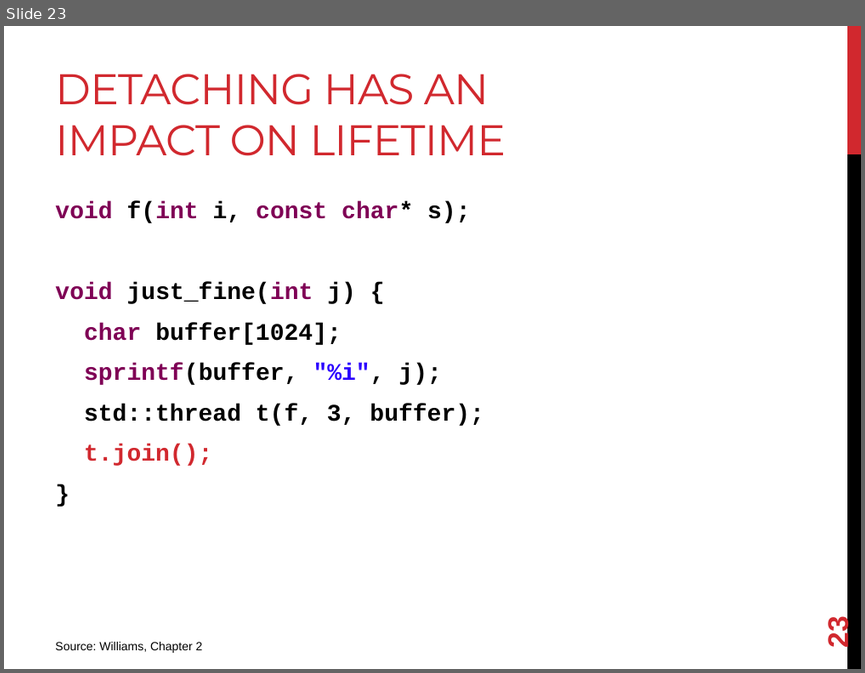
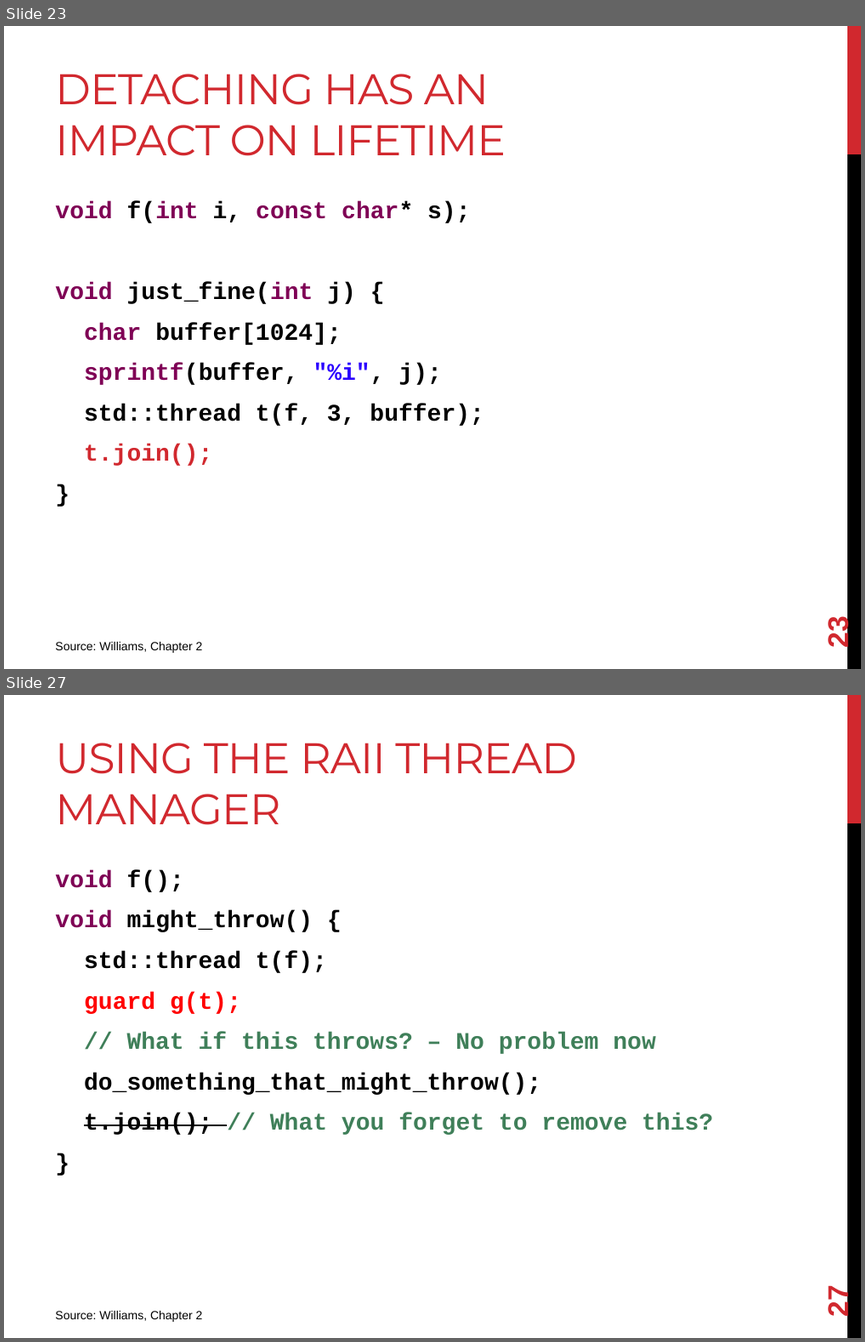
Before and after one commit to joshpeterson/DevelopingConcurrentSoftware, a slide deck: Lectures/Threads/Threads.pptx. Shown one above the other, each under a label of ours: slide 23 before the commit, slides 23 and 27 after it; the slides between them are not shown. The pictures are 865x673 and 865x1342 pixels, drawn with LibreOffice and Linux fonts; fonts in the diff are those of the drawing. Boxes give left, top, right and bottom in pixels: in the first picture for what was removed or moved away, otherwise in the second. Text is boxed around its words. In the diff, an @@ line names an element or a change of style, - is before the commit and + after.

Commit message:
Finish threads lecture.

```diff
--- a/Lectures/Threads/Threads.pptx
+++ b/Lectures/Threads/Threads.pptx
@@ slide 27 added at box(4, 695, 861, 1338), background #FFFFFF; not listed: 2 template elements that a slide beside it also shows @@
@@ title added at box(55, 743, 577, 825), 36 pt, text #D1282E @@
+USING THE RAII THREAD MANAGER
@@ text added at box(55, 870, 713, 1134), 20 pt, text #000000, bold @@
+void f();
+void might_throw() {
+std::thread t(f);
+guard g(t);
+// What if this throws? – No problem now
+do_something_that_might_throw();
+t.join(); // What you forget to remove this?
+}
@@ page number added at box(822, 1287, 854, 1315), 24 pt, text #D1282E, bold @@
+27
@@ text added at box(55, 1310, 203, 1321), 10 pt, text #000000 @@
+Source: Williams, Chapter 2
```
Also in this commit, not shown: 3 slides changed, 4 other slides added.
